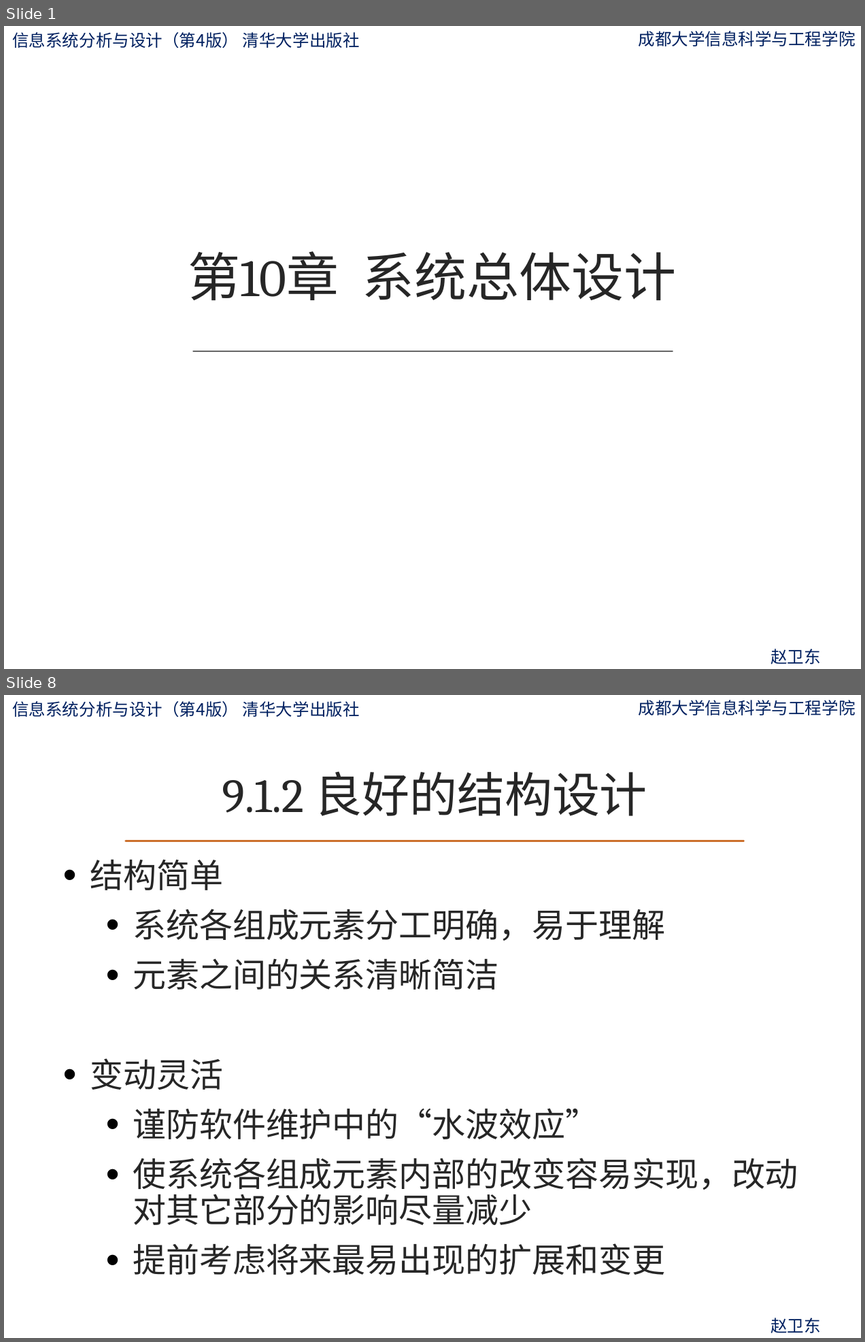
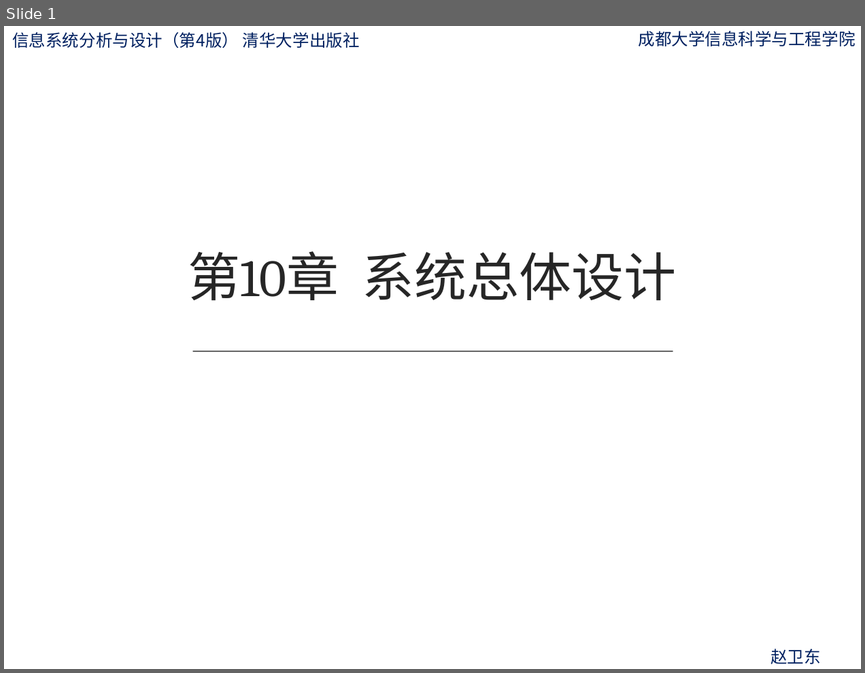
Before and after one commit to ylfagh/is_analysis-1, a slide deck: ppt/第10章-系统总体设计.pptx. Shown one above the other, each under a label of ours: slides 1 and 8 before the commit, slide 1 after it; the slides between them are not shown. The pictures are 865x1342 and 865x673 pixels, drawn with LibreOffice and Linux fonts; fonts in the diff are those of the drawing; background and template pictures are left out. Boxes give left, top, right and bottom in pixels: in the first picture for what was removed or moved away, otherwise in the second. Text is boxed around its words. In the diff, an @@ line names an element or a change of style, - is before the commit and + after.

```diff
--- a/ppt/第10章-系统总体设计.pptx
+++ b/ppt/第10章-系统总体设计.pptx
@@ slide 8 removed at (x1=4, y1=695, x2=861, y2=1338), background picture (left out); not listed: 3 template elements that a slide beside it also shows @@
@@ title removed at (x1=222, y1=771, x2=647, y2=816) @@
-9.1.2 良好的结构设计
@@ line removed from (126, 841) to (743, 841) @@
@@ text removed at (x1=90, y1=859, x2=798, y2=1274) @@
-• 结构简单
-  • 系统各组成元素分工明确，易于理解
-  • 元素之间的关系清晰简洁
-• 变动灵活
-  • 谨防软件维护中的“水波效应”
-  • 使系统各组成元素内部的改变容易实现，改动对其它部分的影响尽量减少
-  • 提前考虑将来最易出现的扩展和变更
```
Also in this commit, not shown: 200 slides added, 20 other slides removed, 1 other file.
